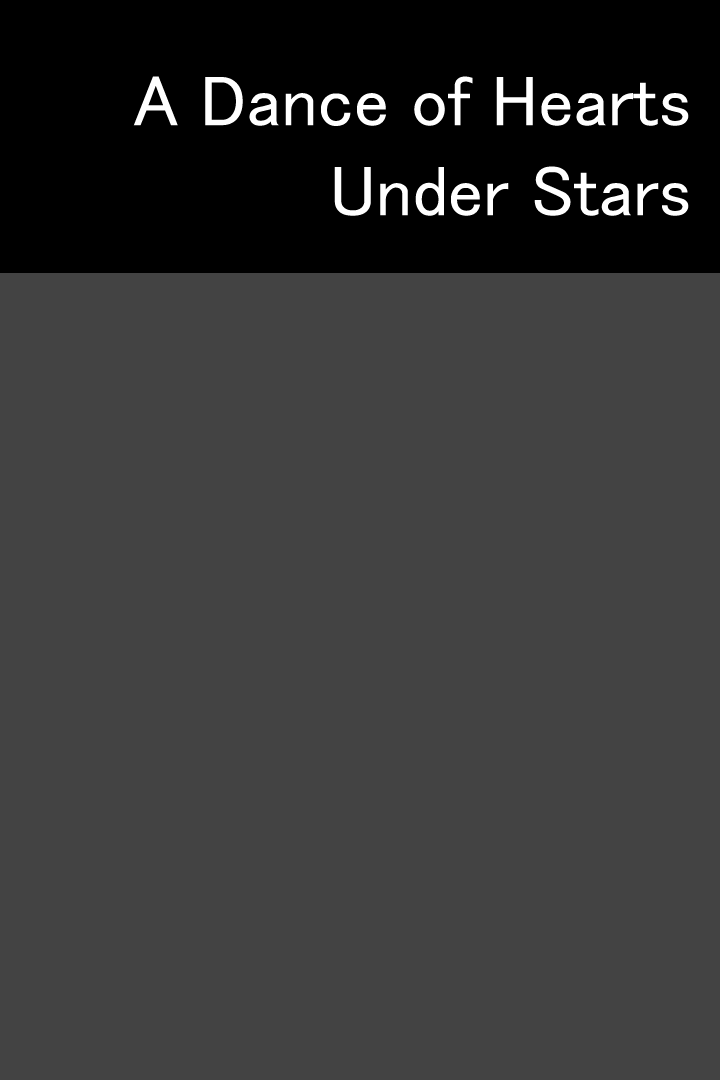
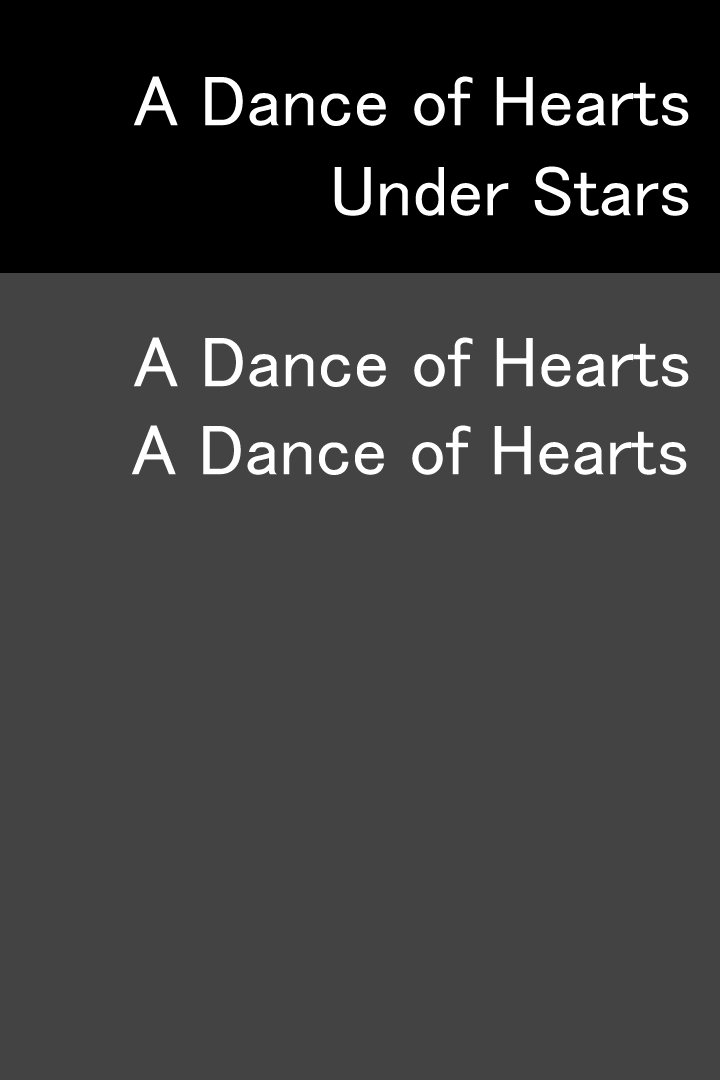
Layer changes from the first 720x1080 image to the second:
added group "Caption2" with 2 layers above "Caption1" over [131,425,687,475]
added layer "A Dance of Hearts" (1st of 4, in "Caption2") in group "Caption2" over [131,425,687,475]
added group "Caption1" with 2 layers above "Title" over [133,337,689,387]
added layer "A Dance of Hearts" (3rd of 4, in "Caption1") in group "Caption1" over [133,337,689,387]
